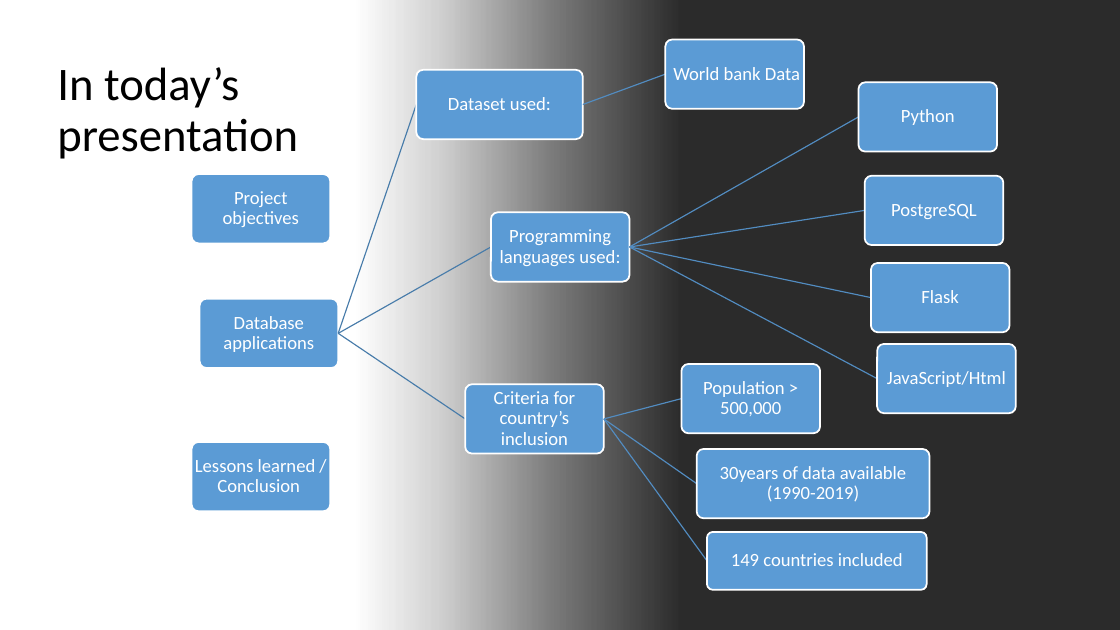
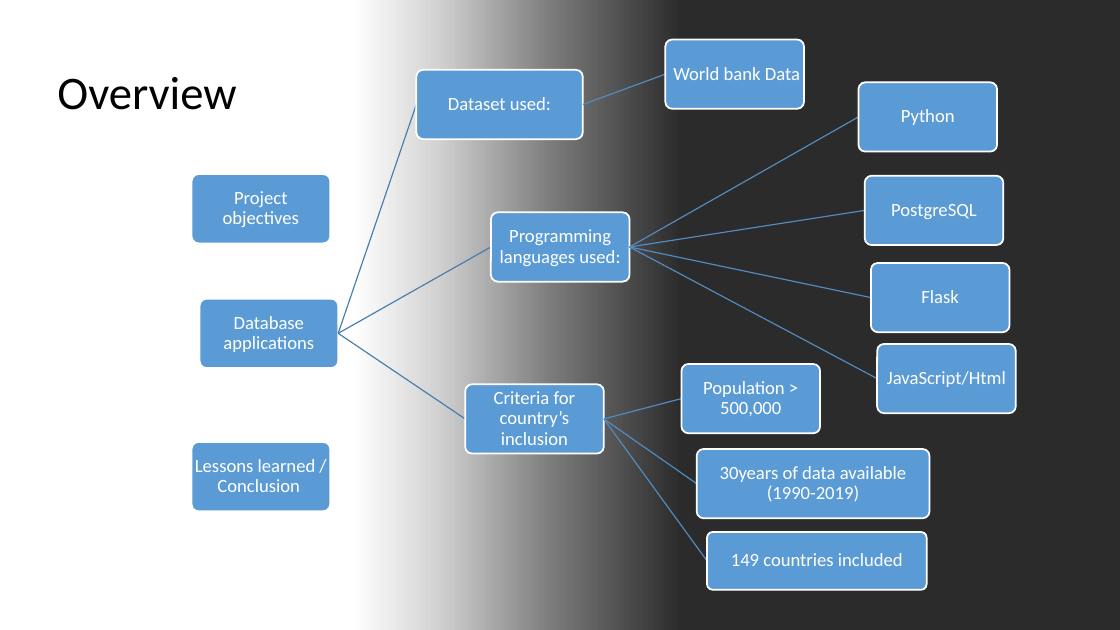
Before and after one commit to oli124/Project3_OliverK_UfuomaA, a slide deck: slide 2 of Project 3 Oliver King and Ufuoma Atakere-ufilolo.pptx. Drawn at 1120x630 pixels with LibreOffice and Linux fonts; fonts in the diff are those of the drawing; background and template pictures are left out; a plain dark background stands for a picture behind light text. Boxes give left, top, right and bottom in pixels: in the first picture for what was removed or moved away, otherwise in the second. Text is boxed around its words. In the diff, an @@ line names an element or a change of style, - is before the commit and + after.

```diff
--- a/Project 3 Oliver King and Ufuoma Atakere-ufilolo.pptx
+++ b/Project 3 Oliver King and Ufuoma Atakere-ufilolo.pptx
@@ title at bbox=[57, 77, 236, 110]: text changed @@
-In today’s presentation
+Overview
```
Also in this commit, not shown: 3 other slides changed, 1 other file.
